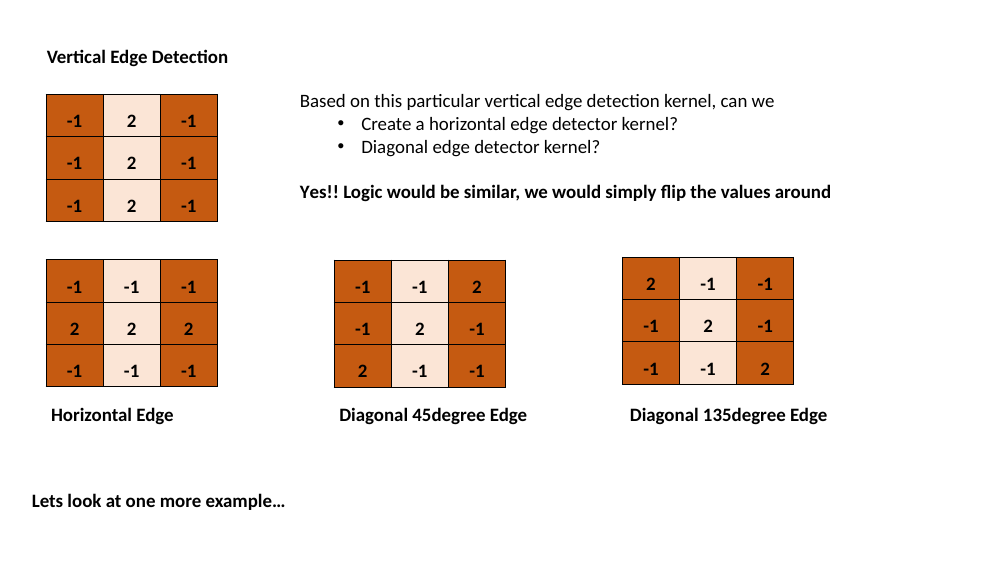
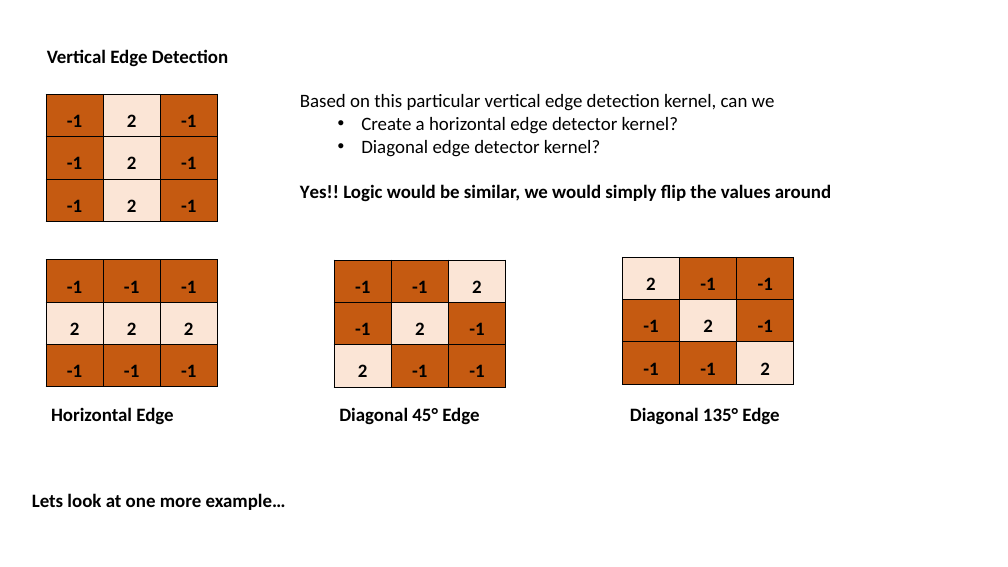
Before and after one commit to in-tandem/real_world_use_cases_1, a slide deck: slide 23 of images_playground/Convolution.pptx. Drawn at 1008x567 pixels with LibreOffice and Linux fonts; fonts in the diff are those of the drawing. Boxes give left, top, right and bottom in pixels: in the first picture for what was removed or moved away, otherwise in the second. Text is boxed around its words. In the diff, an @@ line names an element or a change of style, - is before the commit and + after.

```diff
--- a/images_playground/Convolution.pptx
+++ b/images_playground/Convolution.pptx
@@ table at <box>46,260,219,387</box> @@
@@ fill #FBE5D6 to #C55A11 in 2 cells @@
@@ fill #C55A11 to #FBE5D6 in 2 cells @@
@@ table at <box>334,260,507,387</box> @@
@@ fill #FBE5D6 to #C55A11 in 2 cells @@
@@ fill #C55A11 to #FBE5D6 in 2 cells @@
@@ table at <box>622,257,795,384</box> @@
@@ fill #C55A11 to #FBE5D6 in 2 cells @@
@@ fill #FBE5D6 to #C55A11 in 2 cells @@
@@ text at <box>339,407,479,425</box>: text changed @@
-Diagonal 45degree Edge
+Diagonal 45° Edge
@@ text at <box>630,407,779,425</box>: text changed @@
-Diagonal 135degree Edge
+Diagonal 135° Edge
```
Also in this commit, not shown: 1 other file.
